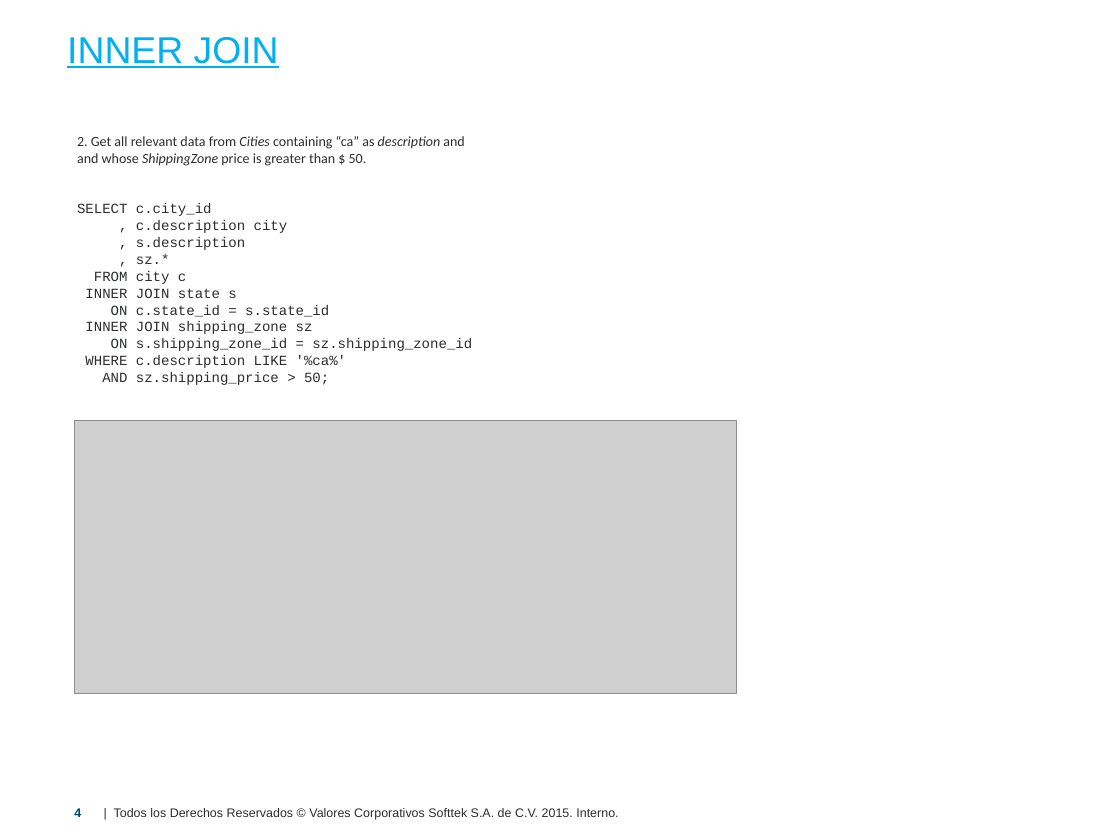
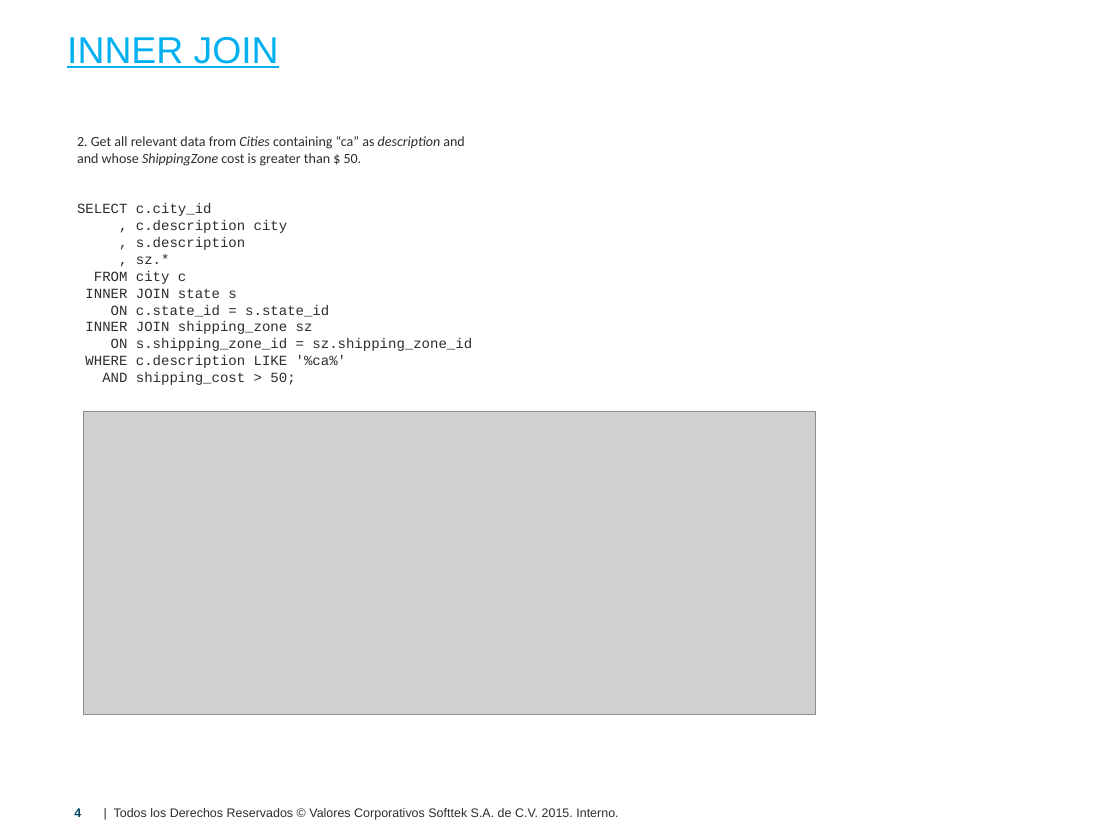
Before and after one commit to softtekAcademy/JavaCourse2016, a slide deck: slide 4 of SQL-master/SQL [3] Joins.pptx. Drawn at 1120x840 pixels with LibreOffice and Linux fonts; fonts in the diff are those of the drawing; grey boxes stand for pictures; background and template pictures are left out. Boxes give left, top, right and bottom in pixels: in the first picture for what was removed or moved away, otherwise in the second. Text is boxed around its words. In the diff, an @@ line names an element or a change of style, - is before the commit and + after.

```diff
--- a/SQL-master/SQL [3] Joins.pptx
+++ b/SQL-master/SQL [3] Joins.pptx
@@ text at (77, 136, 464, 166): text changed @@
-2. Get all relevant data from Cities containing “ca” as description and and whose ShippingZone price is greater than $ 50.
+2. Get all relevant data from Cities containing “ca” as description and and whose ShippingZone cost is greater than $ 50.
@@ text at (102, 372, 295, 385): text changed @@
-AND sz.shipping_price > 50;
+AND shipping_cost > 50;
@@ picture: place and size @@
-picture at (75, 420, 737, 693)
+picture at (84, 412, 816, 715)
```
Also in this commit, not shown: 7 other slides changed, 6 other files.
